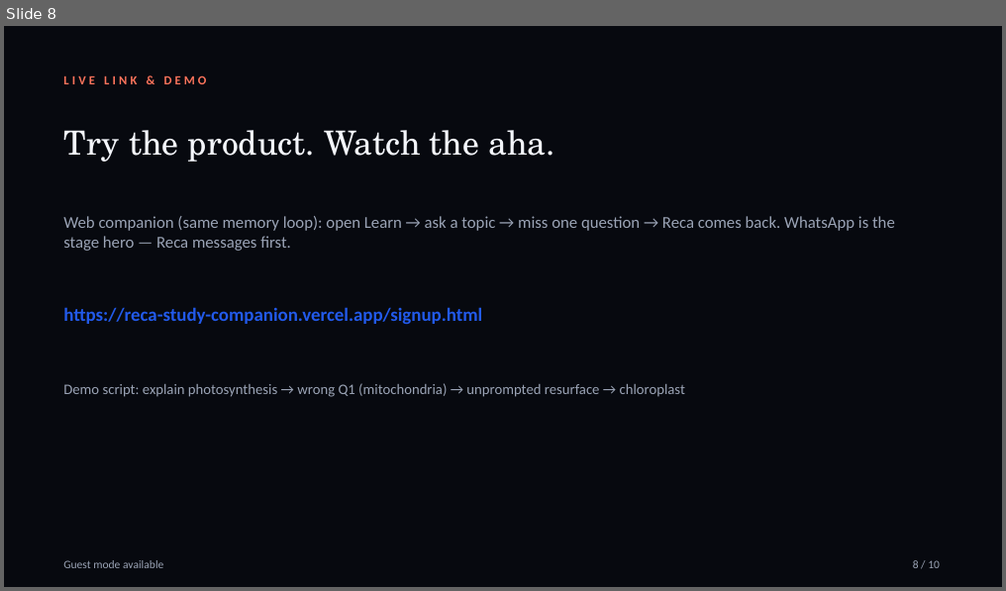
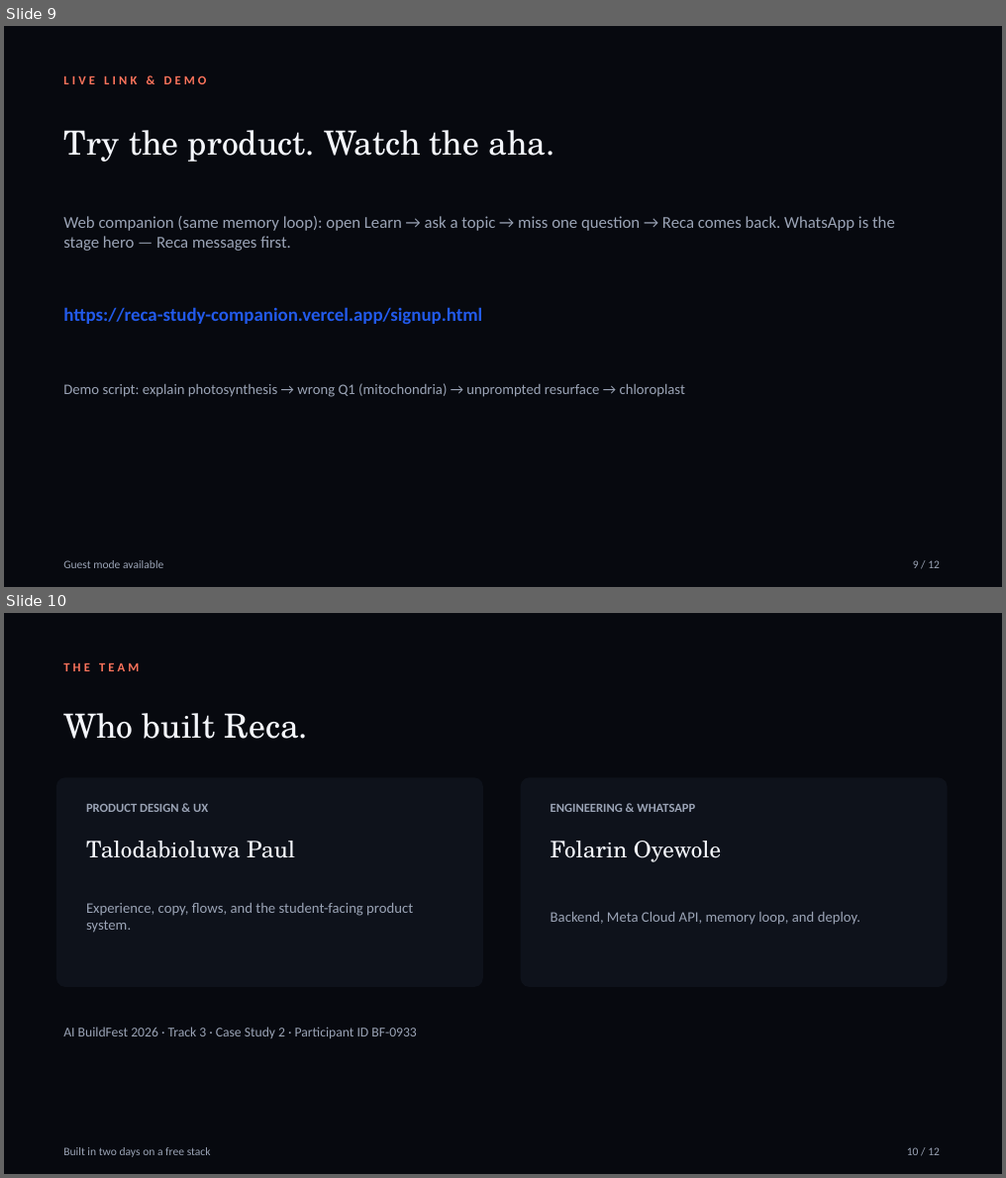
Before and after one commit to Misterhoye10/Techfest, a slide deck: docs/reca/pitch/Reca-Pitch-Deck.pptx. Shown one above the other, each under a label of ours: slide 8 before the commit, slides 9 and 10 after it. The pictures are 1006x591 and 1006x1178 pixels, drawn with LibreOffice and Linux fonts; fonts in the diff are those of the drawing. Boxes give left, top, right and bottom in pixels: in the first picture for what was removed or moved away, otherwise in the second. Text is boxed around its words. In the diff, an @@ line names an element or a change of style, - is before the commit and + after.

```diff
--- a/docs/reca/pitch/Reca-Pitch-Deck.pptx
+++ b/docs/reca/pitch/Reca-Pitch-Deck.pptx
@@ slide 10 added at <box>4,613,1002,1174</box>, background #FFFFFF @@
@@ rectangle added at <box>4,613,1002,1174</box>, fill #07090F @@
@@ text added at <box>63,663,139,671</box>, 12 pt, text #FB735B, bold @@
+THE TEAM
@@ text added at <box>63,713,309,739</box>, 32 pt, text #F4F6FB @@
+Who built Reca.
@@ rounded rectangle added at <box>56,777,483,987</box>, fill #0E121B @@
@@ rounded rectangle added at <box>521,777,947,987</box>, fill #0E121B @@
@@ text added at <box>86,804,208,812</box>, 12 pt, text #9AA3B5, bold @@
+PRODUCT DESIGN & UX
@@ text added at <box>550,804,695,812</box>, 12 pt, text #9AA3B5, bold @@
+ENGINEERING & WHATSAPP
@@ text added at <box>86,841,295,859</box>, 22 pt, text #F4F6FB @@
+Talodabioluwa Paul
@@ text added at <box>550,841,721,862</box>, 22 pt, text #F4F6FB @@
+Folarin Oyewole
@@ text added at <box>86,903,413,933</box>, 14 pt, text #9AA3B5 @@
+Experience, copy, flows, and the student-facing product system.
@@ text added at <box>550,912,860,925</box>, 14 pt, text #9AA3B5 @@
+Backend, Meta Cloud API, memory loop, and deploy.
@@ text added at <box>63,1027,416,1039</box>, 13 pt, text #9AA3B5 @@
+AI BuildFest 2026 · Track 3 · Case Study 2 · Participant ID BF-0933
@@ text added at <box>63,1148,211,1157</box>, 11 pt, text #9AA3B5 @@
+Built in two days on a free stack
@@ text added at <box>907,1148,940,1156</box>, 11 pt, text #9AA3B5 @@
+10 / 12
@@ what was slide 8 is now slide 9 @@
@@ slide 9 changed as well @@
@@ text at <box>913,561,940,569</box>: text changed @@
-8 / 10
+9 / 12
```
Also in this commit, not shown: 8 other slides changed, 2 other slides added, 1 slide removed, 3 other files.
